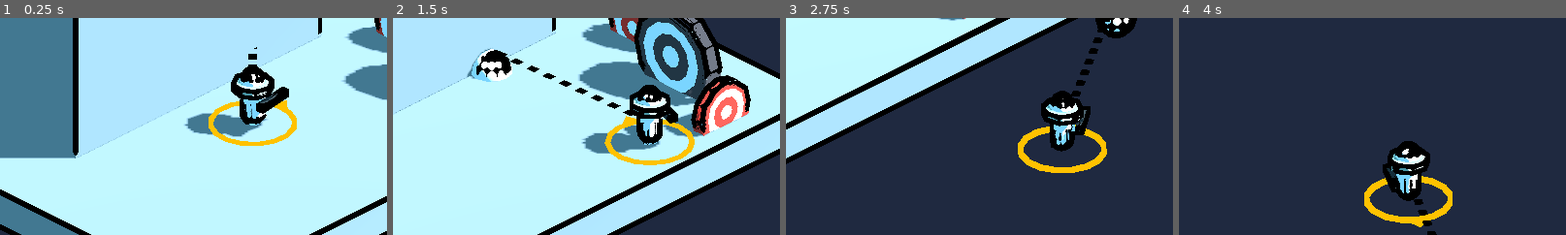
Above: before the commit, frames 1-4 (left to right).
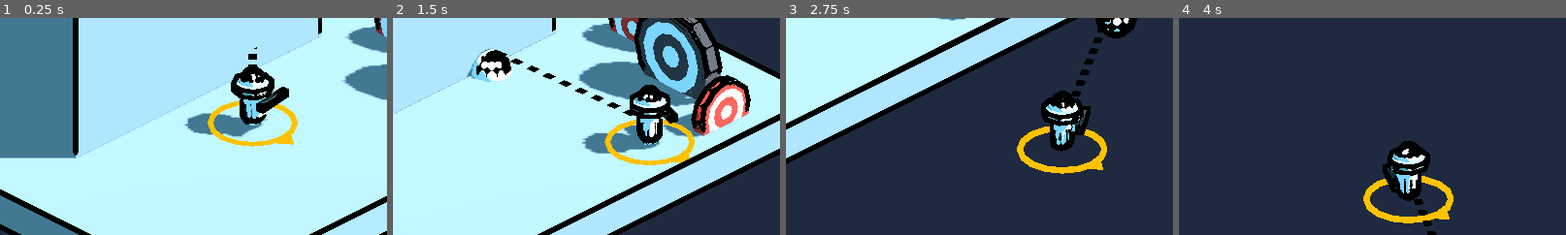
Above: after the commit, the same moments.

Repository: parkkennypark/Game-Juice-Demo
Game: Godot game, scene res://Drum.tscn
The game is run twice, just before and just after one commit, with the same random seed, the same clock (stepped at 60 frames per second) and the same inputs. The project has no main scene, so this scene is started directly. The engine's default icon, where the game draws it, is replaced by a stand-in: a white triangle on a blue panel in a dark square.
Inputs (mouse positions are % of the whole screen's width and height, from its top left):
- Up to frame 1 (0.25 s): no input
- Up to frame 2 (1.5 s): tap Enter (ui_accept) at 0.5, 0.77 s; move the mouse to (72, 45) at 0.52 s; hold Right (ui_right) 0.53-1.28 s; move the mouse to (30, 55) at 1.27 s; hold Down (ui_down) from 1.28 s (still down)
- Up to frame 3 (2.75 s): tap Enter (ui_accept) at 1.52 s; move the mouse to (60, 28) at 2.02 s; release Down (ui_down) at 2.03 s; hold Right (ui_right) from 2.03 s (still down)
- Up to frame 4 (4 s): move the mouse to (45, 70) at 2.77 s; release Right (ui_right) at 2.78 s; hold Up (ui_up) 2.78-3.53 s; tap Enter (ui_accept) at 3.02, 3.77 s; move the mouse to (80, 65) at 3.52 s; hold Left (ui_left) from 3.53 s (still down)
The pictures show only the part of the screen within x 17-67%, y 43-93%; the shares and areas given below are measured in that part.

The runs differ from the first frame. In frame 1, 0.2% of the frame differs, in the area x 53-77%, y 37-60%; in frame 2, 0.1%; in frame 3, 0.2%; in frame 4, 0.2%.

Commit message:
wip(player): player fire animation

Diff:
--- a/Drum.tscn
+++ b/Drum.tscn
@@ -58,6 +58,15 @@
 [sub_resource type="PlaneMesh" id="PlaneMesh_p55km"]
 size = Vector2(0.2, 1)
 
+[sub_resource type="StandardMaterial3D" id="StandardMaterial3D_k4tya"]
+transparency = 1
+shading_mode = 0
+diffuse_mode = 3
+albedo_color = Color(1, 0.760784, 0, 1)
+
+[sub_resource type="PrismMesh" id="PrismMesh_wygkm"]
+size = Vector3(0.6, 0.4, 0.01)
+
 [sub_resource type="ShaderMaterial" id="ShaderMaterial_y1yxh"]
 render_priority = 0
 shader = ExtResource("13_v73er")
@@ -81,17 +90,8 @@
 albedo_color = Color(0.607843, 0.701961, 0.647059, 1)
 roughness = 0.0
 
-[sub_resource type="StandardMaterial3D" id="StandardMaterial3D_k4tya"]
-transparency = 1
-shading_mode = 0
-diffuse_mode = 3
-albedo_color = Color(1, 0.760784, 0, 1)
-
 [sub_resource type="PrismMesh" id="PrismMesh_ttthl"]
 size = Vector3(1, 0.684, 0.1)
-
-[sub_resource type="PrismMesh" id="PrismMesh_wygkm"]
-size = Vector3(0.6, 0.4, 0.01)
 
 [sub_resource type="StandardMaterial3D" id="StandardMaterial3D_lumjj"]
 transparency = 1
@@ -205,26 +205,26 @@
 tracks/2/type = "value"
 tracks/2/imported = false
 tracks/2/enabled = true
-tracks/2/path = NodePath("Body:position")
+tracks/2/path = NodePath(".:position")
 tracks/2/interp = 1
 tracks/2/loop_wrap = true
 tracks/2/keys = {
-"times": PackedFloat32Array(0, 0.3),
-"transitions": PackedFloat32Array(1, 1),
-"update": 0,
-"values": [Vector3(0, 0.75, 0), Vector3(0, 0.75, 0)]
+"times": PackedFloat32Array(),
+"transitions": PackedFloat32Array(),
+"update": 0,
+"values": []
 }
 tracks/3/type = "value"
 tracks/3/imported = false
 tracks/3/enabled = true
-tracks/3/path = NodePath("Body:rotation")
+tracks/3/path = NodePath(".:rotation")
 tracks/3/interp = 1
 tracks/3/loop_wrap = true
 tracks/3/keys = {
-"times": PackedFloat32Array(0, 0.3),
-"transitions": PackedFloat32Array(2.54912, 1),
-"update": 0,
-"values": [Vector3(0, -1.5708, 0.0872665), Vector3(0, -1.5708, 0)]
+"times": PackedFloat32Array(0, 0.0376959, 0.5),
+"transitions": PackedFloat32Array(1, 0.450625, 1),
+"update": 0,
+"values": [Vector3(0, 0, 0), Vector3(-0.436332, 0, 0), Vector3(0, 0, 0)]
 }
 
 [sub_resource type="Animation" id="Animation_7t8xr"]
@@ -256,26 +256,14 @@
 tracks/2/type = "value"
 tracks/2/imported = false
 tracks/2/enabled = true
-tracks/2/path = NodePath("Body:position")
+tracks/2/path = NodePath(".:rotation")
 tracks/2/interp = 1
 tracks/2/loop_wrap = true
 tracks/2/keys = {
 "times": PackedFloat32Array(0),
 "transitions": PackedFloat32Array(1),
 "update": 0,
-"values": [Vector3(0, 0.75, 0)]
-}
-tracks/3/type = "value"
-tracks/3/imported = false
-tracks/3/enabled = true
-tracks/3/path = NodePath("Body:rotation")
-tracks/3/interp = 1
-tracks/3/loop_wrap = true
-tracks/3/keys = {
-"times": PackedFloat32Array(0),
-"transitions": PackedFloat32Array(1),
-"update": 0,
-"values": [Vector3(0, -1.5708, 0)]
+"values": [Vector3(0, 0, 0)]
 }
 
 [sub_resource type="AnimationLibrary" id="AnimationLibrary_wftbq"]
@@ -379,6 +367,24 @@
 material_override = SubResource("StandardMaterial3D_4v87j")
 mesh = SubResource("PlaneMesh_p55km")
 
+[node name="CSGCylinder3D2" type="CSGCylinder3D" parent="Player"]
+material_override = SubResource("StandardMaterial3D_k4tya")
+radius = 1.0336
+height = 0.1
+sides = 16
+
+[node name="CSGCylinder3D3" type="CSGCylinder3D" parent="Player/CSGCylinder3D2"]
+operation = 2
+radius = 0.913452
+height = 0.1
+sides = 16
+
+[node name="MeshInstance3D3" type="MeshInstance3D" parent="Player/CSGCylinder3D2"]
+transform = Transform3D(-1, -4.37114e-08, 4.37114e-08, 4.37114e-08, -4.37114e-08, 1, -4.37114e-08, 1, 4.37114e-08, -7.90647e-08, 0.00269869, 1.1423)
+material_override = SubResource("StandardMaterial3D_k4tya")
+mesh = SubResource("PrismMesh_wygkm")
+skeleton = NodePath("../..")
+
 [node name="Model" type="Node3D" parent="Player"]
 
 [node name="Body" type="MeshInstance3D" parent="Player/Model"]
@@ -400,24 +406,6 @@
 material_override = SubResource("StandardMaterial3D_k4tya")
 mesh = SubResource("PrismMesh_ttthl")
 skeleton = NodePath("../..")
-
-[node name="MeshInstance3D3" type="MeshInstance3D" parent="Player/Model"]
-transform = Transform3D(-1, -4.37114e-08, 4.37114e-08, 4.37114e-08, -4.37114e-08, 1, -4.37114e-08, 1, 4.37114e-08, -7.90647e-08, 0.00269869, 1.1423)
-material_override = SubResource("StandardMaterial3D_k4tya")
-mesh = SubResource("PrismMesh_wygkm")
-skeleton = NodePath("../..")
-
-[node name="CSGCylinder3D2" type="CSGCylinder3D" parent="Player/Model"]
-material_override = SubResource("StandardMaterial3D_k4tya")
-radius = 1.0336
-height = 0.1
-sides = 16
-
-[node name="CSGCylinder3D3" type="CSGCylinder3D" parent="Player/Model/CSGCylinder3D2"]
-operation = 2
-radius = 0.913452
-height = 0.1
-sides = 16
 
 [node name="MuzzleFlash" type="Node3D" parent="Player/Model"]
 transform = Transform3D(1, 0, 0, 0, 1, 0, 0, 0, 1, -0.452559, 0.701614, 0.782907)
